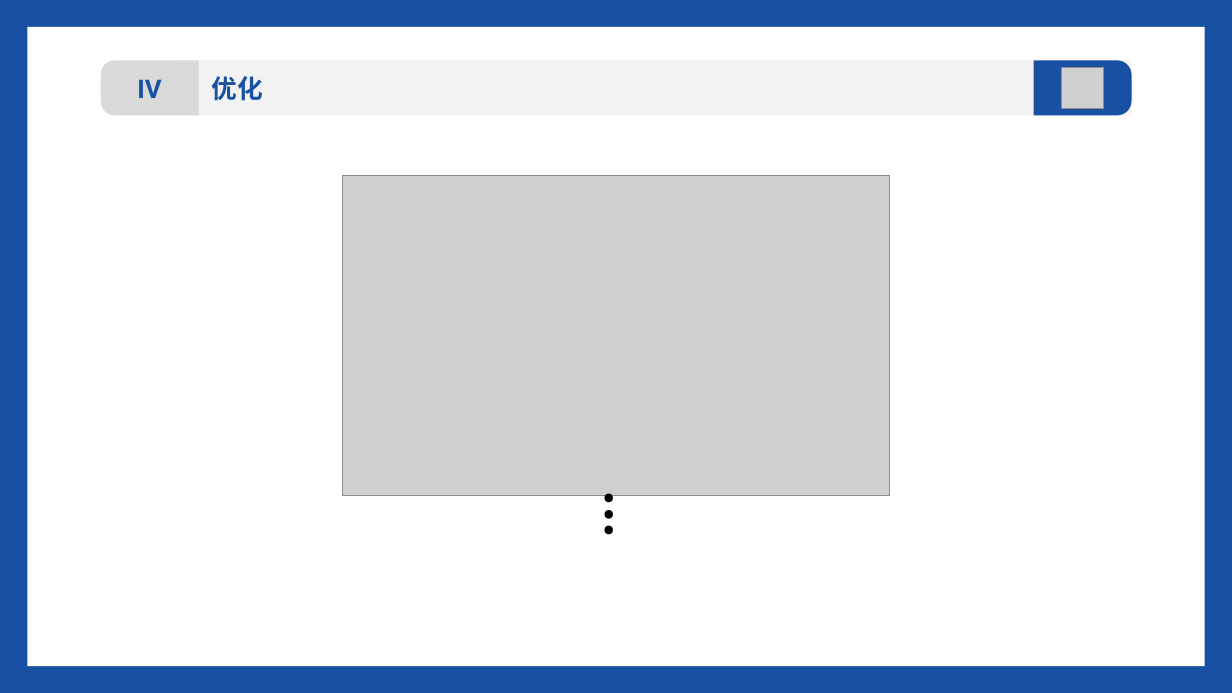
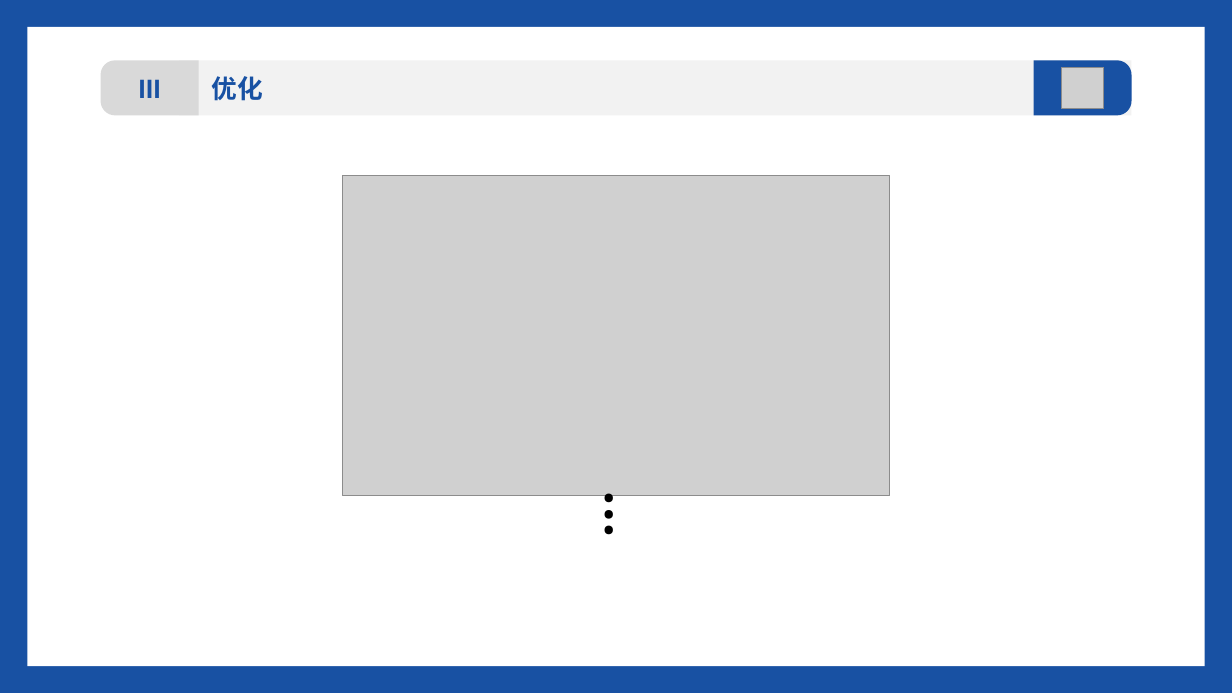
Before and after one commit to lll889745/MeSec, a slide deck: slide 4 of docs/MeSec Demo.pptx (slide 5 before the commit). Drawn at 1232x693 pixels with LibreOffice and Linux fonts; fonts in the diff are those of the drawing; grey boxes stand for pictures. Boxes give left, top, right and bottom in pixels: in the first picture for what was removed or moved away, otherwise in the second. Text is boxed around its words. In the diff, an @@ line names an element or a change of style, - is before the commit and + after.

```diff
--- a/docs/MeSec Demo.pptx
+++ b/docs/MeSec Demo.pptx
@@ text in freeform shape at <box>138,79,160,98</box>: text changed @@
-IV
+III
```
Also in this commit, not shown: 1 slide added, 1 slide removed.
